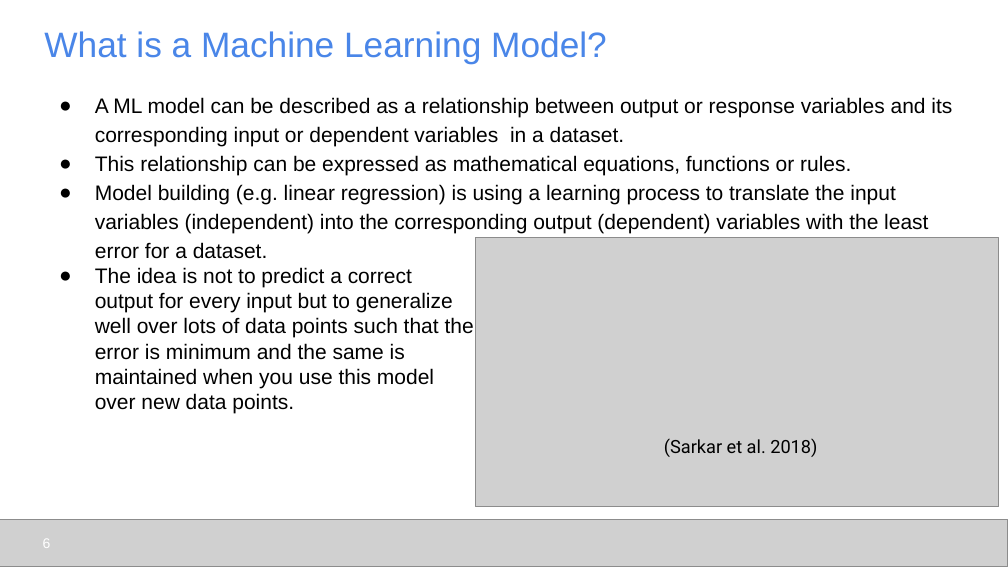
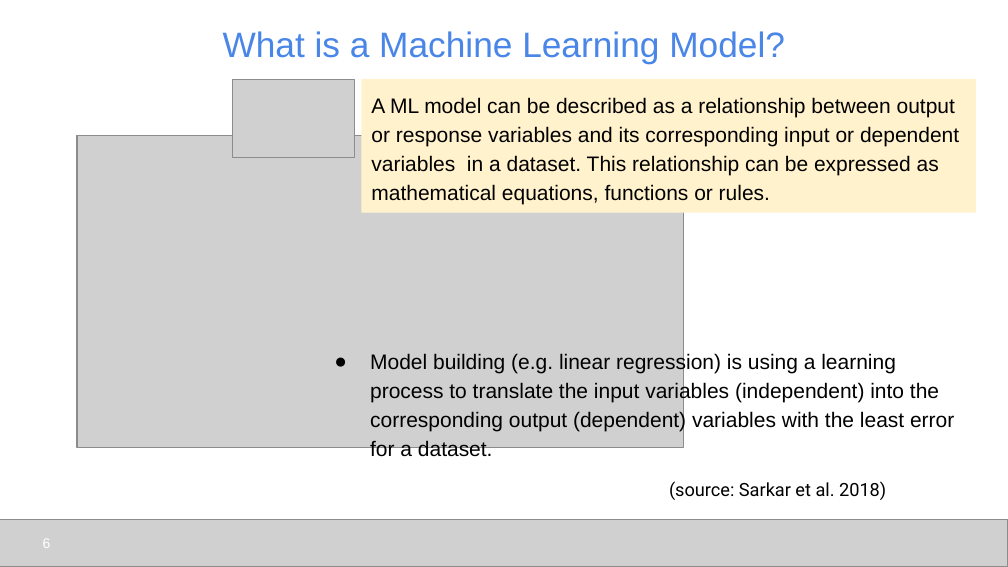
Before and after one commit to udel-cbcb/al_ml_workshop, a slide deck: slide 6 of Day_4/Lectures/Day_4_Lecture_1_ML_Models_and_Model_Evaluation.pptx. Drawn at 1008x567 pixels with LibreOffice and Linux fonts; fonts in the diff are those of the drawing; grey boxes stand for pictures. Boxes give left, top, right and bottom in pixels: in the first picture for what was removed or moved away, otherwise in the second. Text is boxed around its words. In the diff, an @@ line names an element or a change of style, - is before the commit and + after.

```diff
--- a/Day_4/Lectures/Day_4_Lecture_1_ML_Models_and_Model_Evaluation.pptx
+++ b/Day_4/Lectures/Day_4_Lecture_1_ML_Models_and_Model_Evaluation.pptx
@@ title "What is a Machine Learning ..." at (223, 31, 785, 64): alignment left to centre @@
@@ picture added at (233, 79, 355, 157) @@
@@ rectangle "A ML model can be ...": place and size @@
-rectangle "A ML model can be ..." at (95, 97, 952, 259)
+rectangle "A ML model can be ..." at (361, 79, 976, 213)
@@ rectangle "A ML model can be ..." at (361, 79, 976, 213): fill none to #FFF2CC @@
@@ text in rectangle at (371, 97, 959, 205): text changed @@
-● A ML model can be described as a relationship between output or response variables and its corresponding input or dependent variables in a dataset.
-● This relationship can be expressed as mathematical equations, functions or rules.
-● Model building (e.g. linear regression) is using a learning process to translate the input variables (independent) into the corresponding output (dependent) variables with the least error for a dataset.
+A ML model can be described as a relationship between output or response variables and its corresponding input or dependent variables in a dataset. This relationship can be expressed as mathematical equations, functions or rules.
@@ picture: place and size @@
-picture at (475, 238, 998, 507)
+picture at (77, 136, 682, 448)
@@ text removed at (95, 267, 474, 413) @@
-● The idea is not to predict a correct output for every input but to generalize well over lots of data points such that the error is minimum and the same is maintained when you use this model over new data points.
@@ text added at (370, 352, 954, 460), 15 pt, text #000000 @@
+● Model building (e.g. linear regression) is using a learning process to translate the input variables (independent) into the corresponding output (dependent) variables with the least error for a dataset.
@@ text at (669, 481, 886, 500): text changed @@
-(Sarkar et al. 2018)
+(source: Sarkar et al. 2018)
```
Also in this commit, not shown: 24 other slides changed, 1 slide added, 8 other files.
